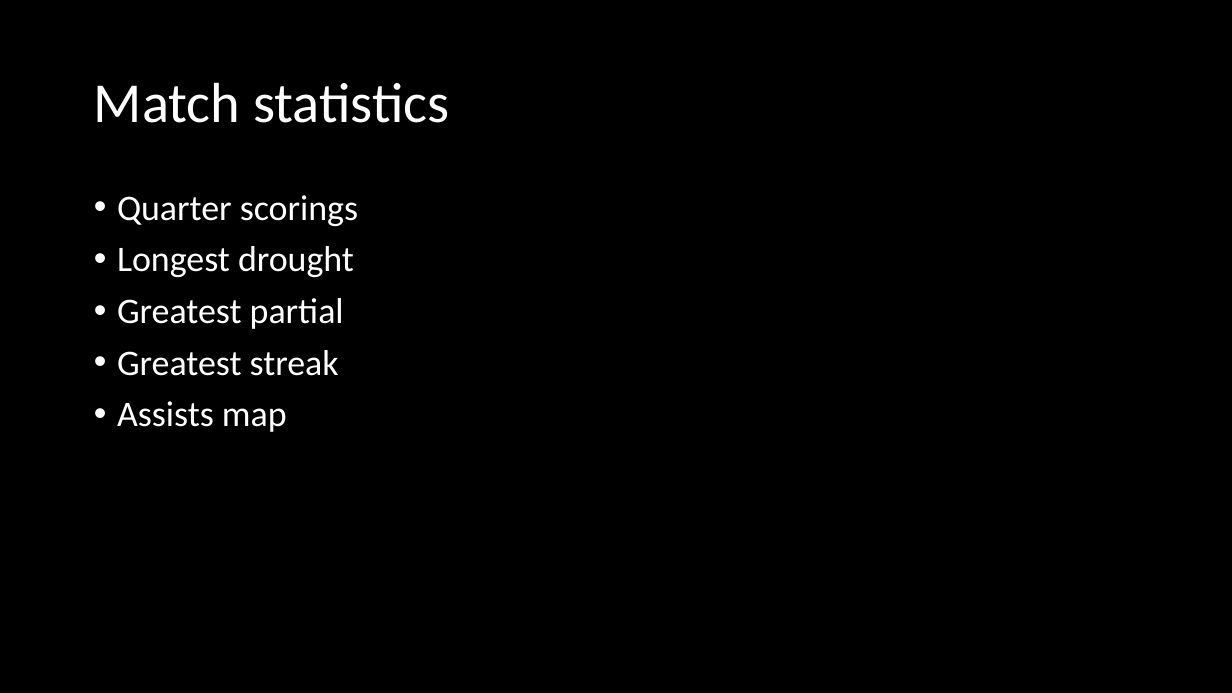
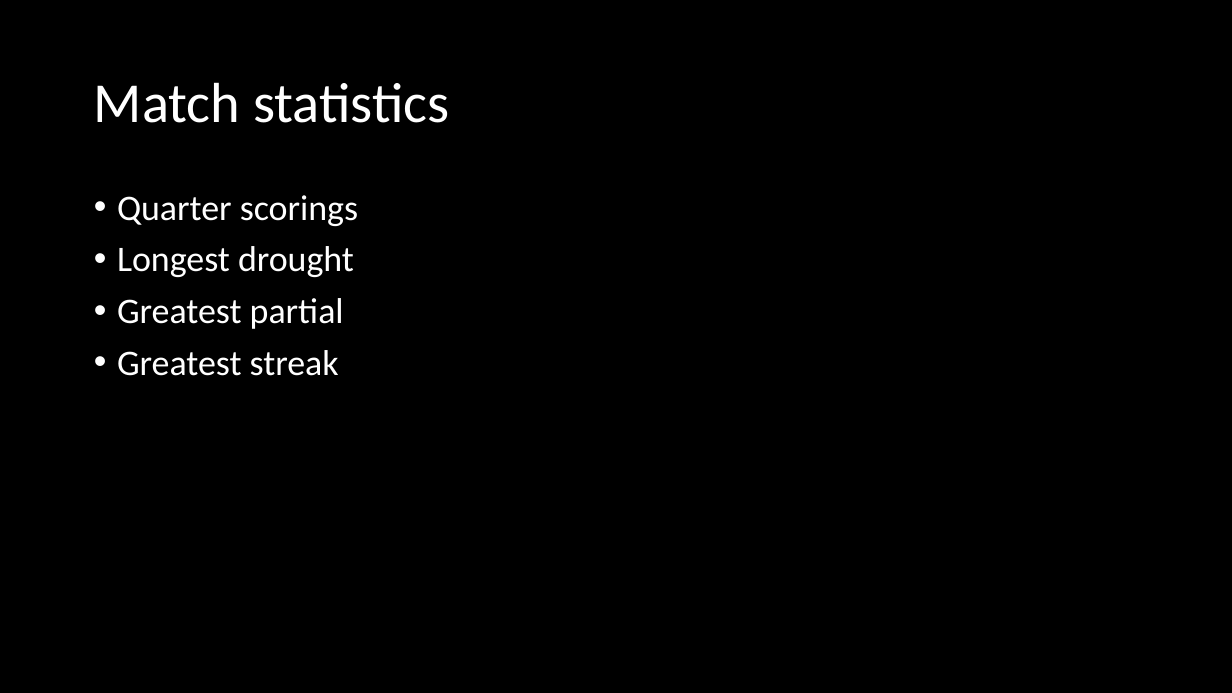
Before and after one commit to XavierRubiesCullell/Basketball-information-extraction-from-play-by-play-data, a slide deck: slide 5 of Organisation/Idea d'aplicacio.pptx. Drawn at 1232x693 pixels with LibreOffice and Linux fonts; fonts in the diff are those of the drawing. Boxes give left, top, right and bottom in pixels: in the first picture for what was removed or moved away, otherwise in the second. Text is boxed around its words. In the diff, an @@ line names an element or a change of style, - is before the commit and + after.

```diff
--- a/Organisation/Idea d'aplicacio.pptx
+++ b/Organisation/Idea d'aplicacio.pptx
@@ text at bbox=[117, 401, 287, 432]: paragraph removed @@
-• Assists map
```
Also in this commit, not shown: 2 other files.
